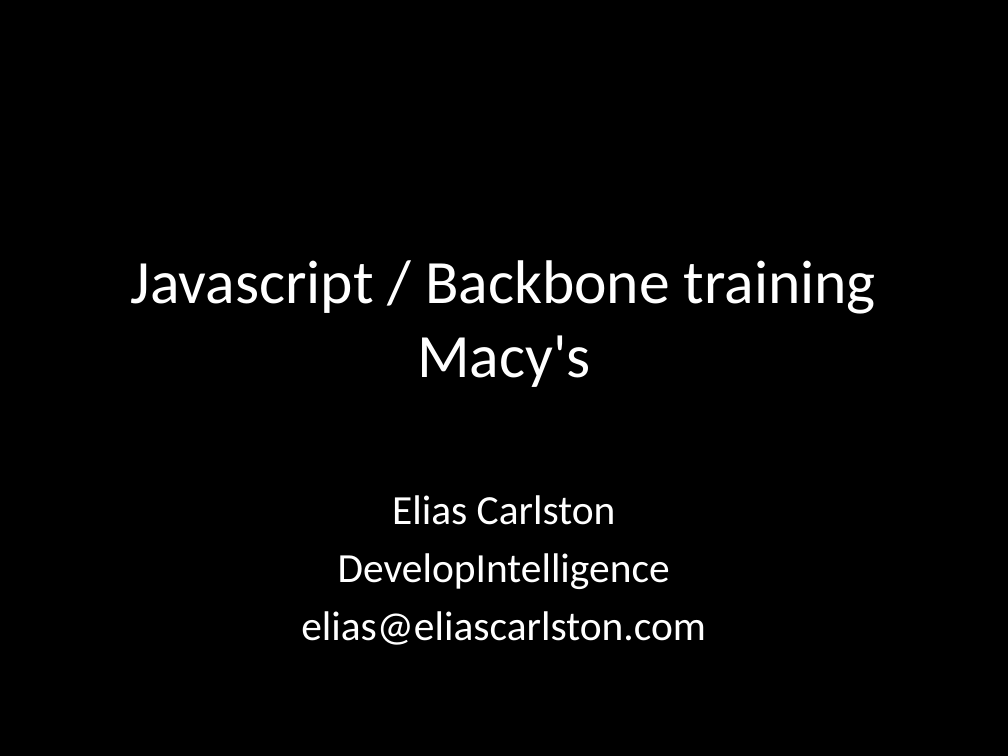
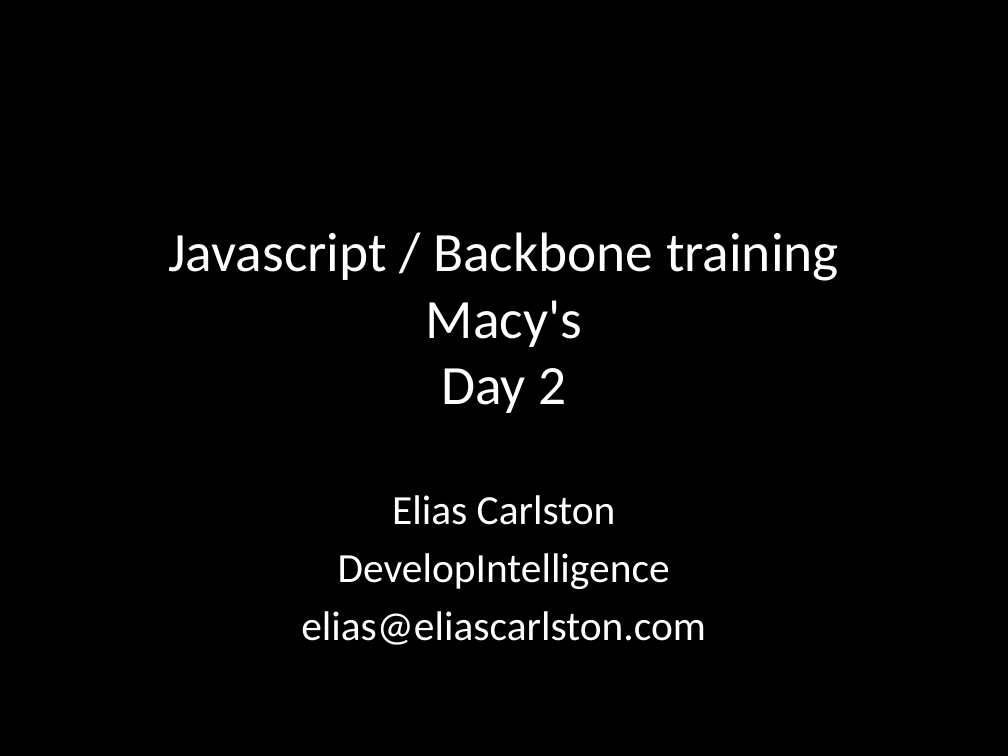
Before and after one commit to eliasjames/training-macys-20160929, a slide deck: slide 1 of slides/Backbone Slides Day 2.pptx. Drawn at 1008x756 pixels with LibreOffice and Linux fonts; fonts in the diff are those of the drawing. Boxes give left, top, right and bottom in pixels: in the first picture for what was removed or moved away, otherwise in the second. Text is boxed around its words. In the diff, an @@ line names an element or a change of style, - is before the commit and + after.

```diff
--- a/slides/Backbone Slides Day 2.pptx
+++ b/slides/Backbone Slides Day 2.pptx
@@ title at (168, 232, 839, 413): text changed; size 44 to 39.6 pt @@
-Javascript / Backbone training
-Macy's
+Javascript / Backbone training
+Macy's
+Day 2
```
Also in this commit, not shown: 1 other slide changed, 2 slides added, 3 slides removed, 2 other files.
